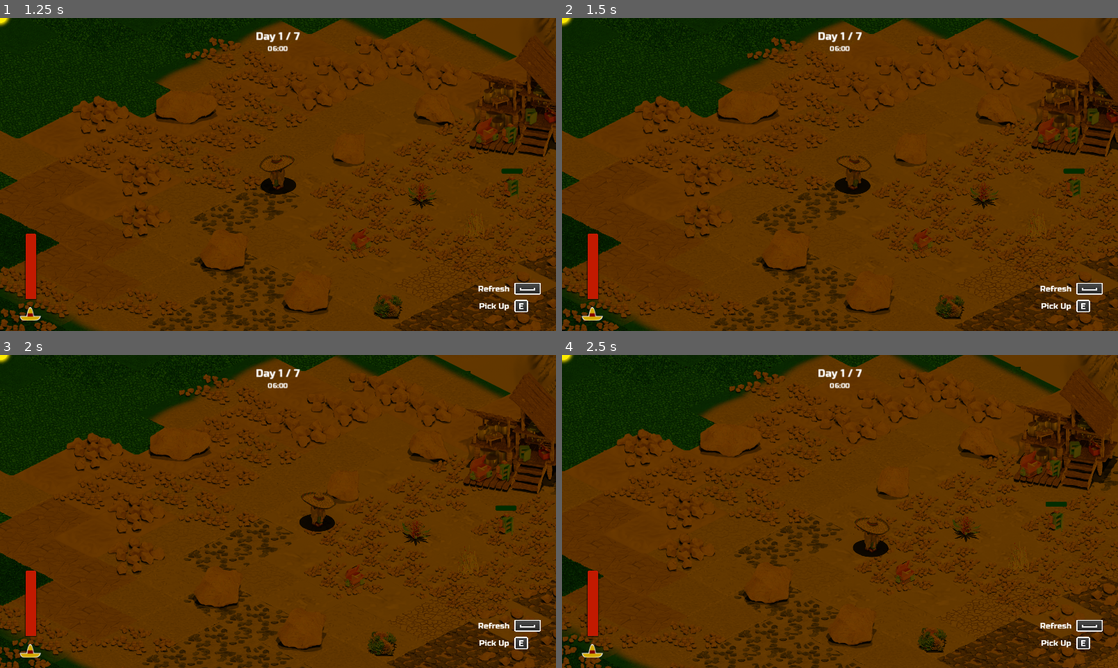
Above: before the commit, frames 1-4 (two rows, left to right).
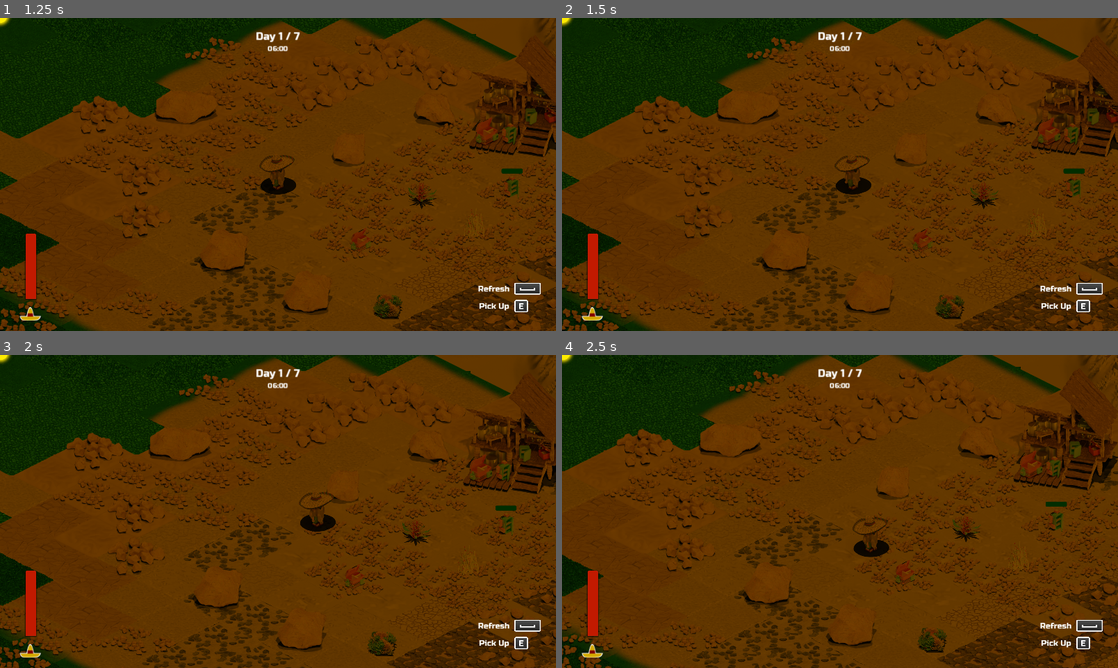
Above: after the commit, the same moments.

Repository: lorentzo/jagoda-jam
Game: Godot game, scene res://Scenes/MainMenu.tscn
Two runs of this game, one before a commit and one after it. Both use one fixed random seed, a clock stepped at 60 frames per second and the inputs below.
Inputs:
- Up to frame 1 (1.25 s): click "Play" at 0.5 s
- Up to frame 2 (1.5 s): hold Right (walk-right) from 1.28 s (still down); tap E (main) at 1.35 s
- Up to frame 3 (2 s): keep holding Right (walk-right)
- Up to frame 4 (2.5 s): release Right (walk-right) at 2.03 s; hold Down (walk-down) from 2.03 s (still down); tap Space (use-item) at 2.1 s

Frame 1 is identical in both runs. In frame 2, 0.2% of the frame differs, in the area x 49-56%, y 44-57%; in frame 3, 0.2%; in frame 4, 0.2%.

Commit message:
Use the corresponding animation when carrying a fridge

Diff:
--- a/jagoda/Scenes/Fridge.gd
+++ b/jagoda/Scenes/Fridge.gd
@@ -11,6 +11,10 @@
 const PROGRESS_BAR_MARGIN: int = 10
 const INDICATOR_MARGIN: int = 20
 const FRESHNESS_GAINED_PER_SECOND: float = 5.0
+const VARIANT: Dictionary = {
+	"res://Assets/Fridges/Fridge1/Fridge1SpriteFrames.tres": 1,
+	"res://Assets/Fridges/Fridge2/Fridge2SpriteFrames.tres": 2
+}
 
 signal fridge_freshness_changed(freshness)
 
@@ -71,3 +75,8 @@
 
 func is_active():
 	return state == State.ACTIVE
+
+func get_variant():
+	if sprite_frames == null:
+		return null
+	return VARIANT[sprite_frames.resource_path]
--- a/jagoda/Scenes/Player.gd
+++ b/jagoda/Scenes/Player.gd
@@ -81,12 +81,18 @@
 		$RefreshArea.scale.x = walk_velocity.x
 		$WaterParticles.position.x = abs($WaterParticles.position.x) * walk_velocity.x
 		$WaterParticles.scale.x = walk_velocity.x
-		$AnimatedSprite2D.scale.x = abs($AnimatedSprite2D.scale.x) * (-sign(walk_velocity.x))
+		$AnimatedSprite2D.scale.x = abs($AnimatedSprite2D.scale.x) * sign(walk_velocity.x)
 
 	if walk_velocity != Vector2.ZERO:
-		$AnimatedSprite2D.play("walk")
+		var animation = "walk"
+		if state == State.CARRY:
+			animation += "_fridge%d" % [self.fridge.get_variant()]
+		$AnimatedSprite2D.play(animation)
 	else:
-		$AnimatedSprite2D.play("idle")
+		var animation = "idle"
+		if state == State.CARRY:
+			animation = "_fridge%d" % [self.fridge.get_variant()]
+		$AnimatedSprite2D.play(animation)
 
 	self.velocity = walk_velocity.normalized() * WALK_SPEED
 	move_and_slide()
